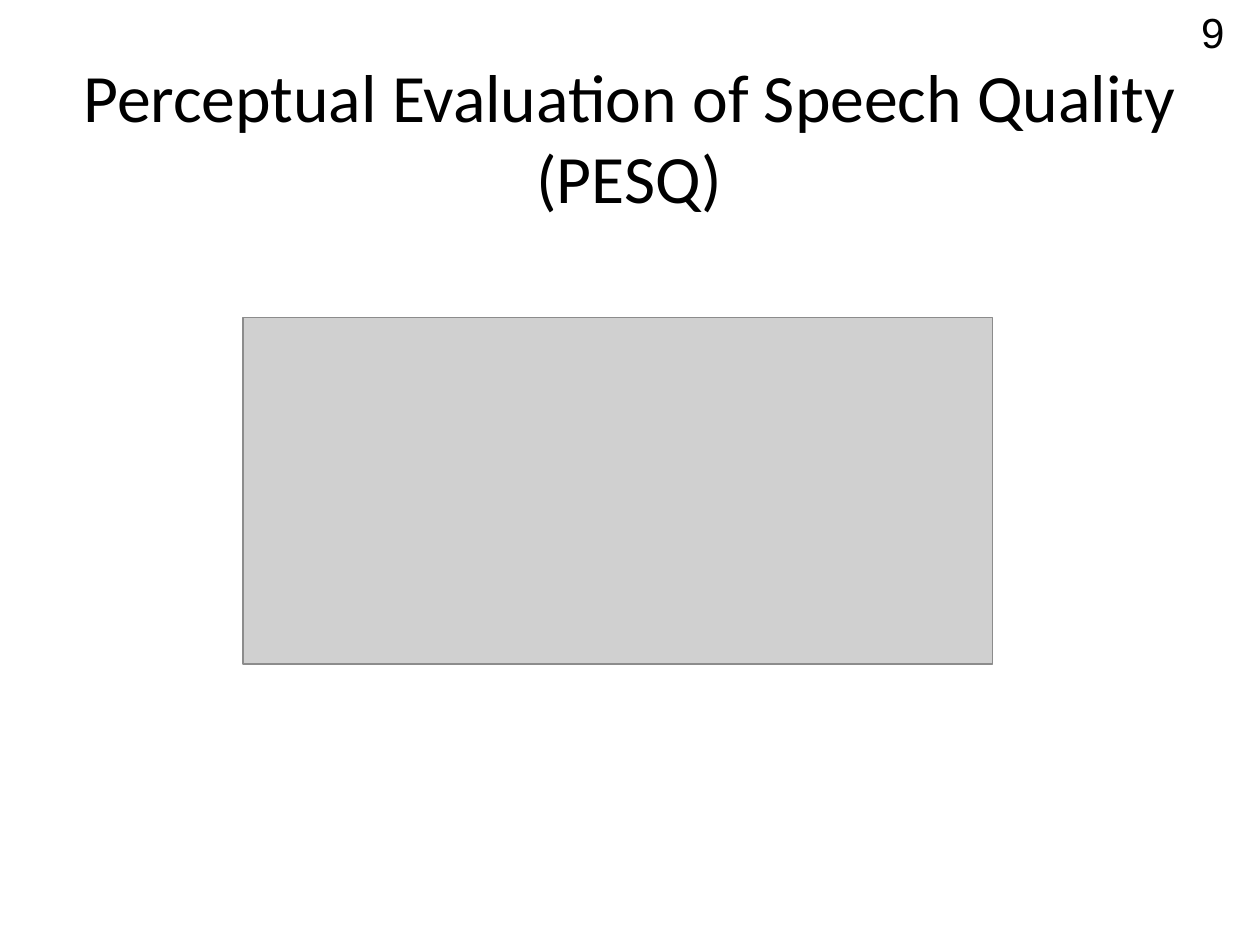
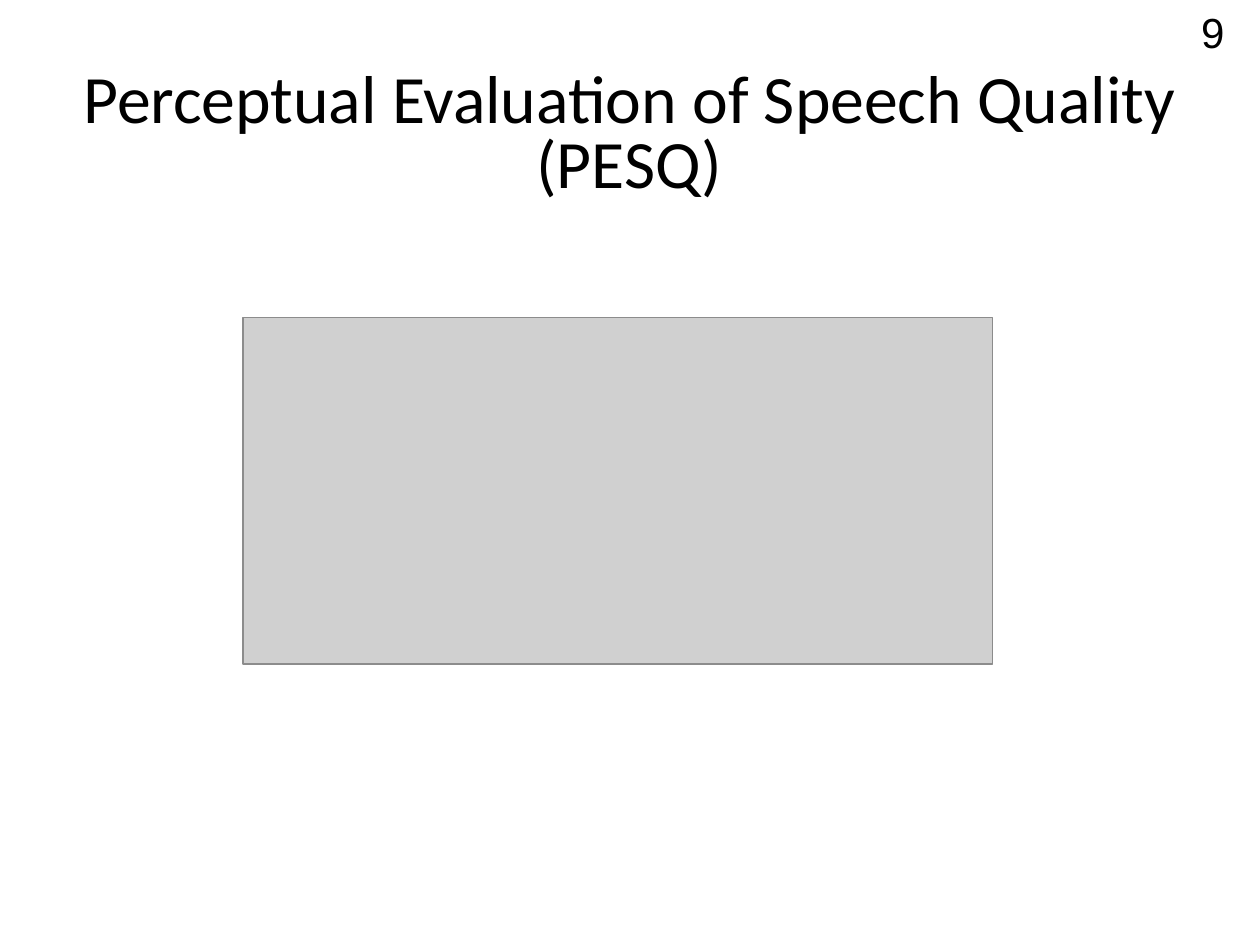
Before and after one commit to Rernamp/microphone_arrays, a slide deck: slide 9 of student_session_2021/Доклад.pptx. Drawn at 1260x945 pixels with LibreOffice and Linux fonts; fonts in the diff are those of the drawing; grey boxes stand for pictures. Boxes give left, top, right and bottom in pixels: in the first picture for what was removed or moved away, otherwise in the second. Text is boxed around its words. In the diff, an @@ line names an element or a change of style, - is before the commit and + after.

```diff
--- a/student_session_2021/Доклад.pptx
+++ b/student_session_2021/Доклад.pptx
@@ text "Perceptual Evaluation of Speech Quality ..." at bbox=[84, 76, 1175, 198]: line spacing 1 to 0.8 @@
```
Also in this commit, not shown: 3 other slides changed.
